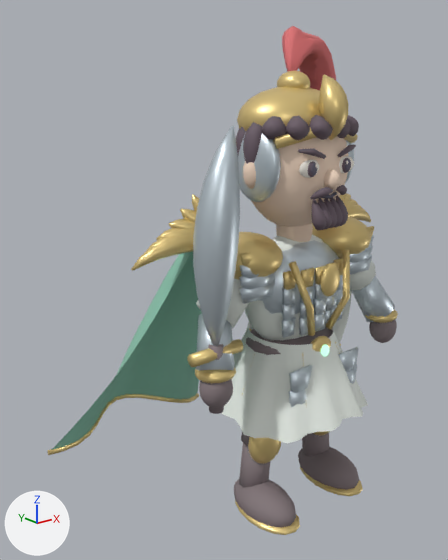
A saved change to the glTF model samkok/web/models/51-e3.glb.
Both versions are drawn from a 50 mm camera at (-2.88, -2.86, 2.96) aimed at (-0.27, 0.41, 1.65). Lighting does not change. The marker at lower left points along +X, +Y and +Z. The first picture is the older version.

The older version as bpy lines, for what is in view:
```python
mat_antique_gold_002 = principled_material('Antique gold.002')
mat_antique_gold_002.base_color = (0.788, 0.604, 0.247)  # yellow #e6cc88
mat_antique_gold_002.metallic = 0.58
mat_antique_gold_002.roughness = 0.4
mat_steel_002 = principled_material('Steel.002')
mat_steel_002.base_color = (0.604, 0.686, 0.741)  # light grey #ccd8df
mat_steel_002.metallic = 0.65
mat_steel_002.roughness = 0.4
me_51_t3_jade_duelist_mesh = bpy.data.meshes.new('51_T3_Jade Duelist_Mesh')
me_51_t3_jade_duelist_mesh.from_pydata(...)  # 10686 vertices, 19608 faces; spans x -1.5..1.5, y -0.55..0.97, z 0.02..3.34
me_51_t3_jade_duelist_mesh.materials.append(mat_silk_d2dfd1_002)  # white #eaf0ea
me_51_t3_jade_duelist_mesh.materials.append(mat_accent_438e6c_002)  # green #8cc5ae
me_51_t3_jade_duelist_mesh.materials.append(mat_antique_gold_002)  # yellow #e6cc88
me_51_t3_jade_duelist_mesh.materials.append(mat_hair_251b22_002)  # dark grey #6a5c66
me_51_t3_jade_duelist_mesh.materials.append(mat_warm_skin_002)  # beige #f8ddc7
me_51_t3_jade_duelist_mesh.materials.append(mat_ink_002)  # grey #635f70
me_51_t3_jade_duelist_mesh.materials.append(mat_ivory_002)  # white #faf5eb
me_51_t3_jade_duelist_mesh.materials.append(mat_boot_leather_002)  # grey #85787c
me_51_t3_jade_duelist_mesh.materials.append(mat_magic_72e6a1_002)  # green #b2f4d0, glowing green #b2f4d0
me_51_t3_jade_duelist_mesh.materials.append(mat_steel_002)  # light grey #ccd8df
me_51_t3_jade_duelist_mesh.materials.append(mat_horsehair_crest_002)  # pink #dd7172
ob_51_t3_jade_duelist_mesh = bpy.data.objects.new('51_T3_Jade Duelist_Mesh', me_51_t3_jade_duelist_mesh)
ob_51_t3_jade_duelist_mesh.location = (0.0, 0.0, 0.0)
```
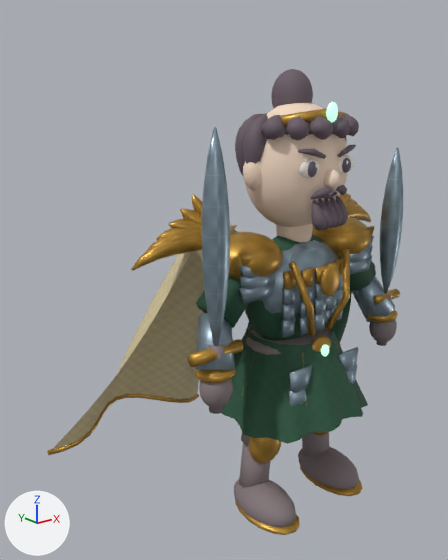
Changed parts and their boxes (x1, y1, x2, y2) in the pictures (448 x 560 px):
'51_T3_Jade Duelist_Mesh', surface changed, reshaped (8% shorter)
    before: (48, 26, 398, 535)
    after: (48, 69, 403, 535)
part 1 of me_51_t3_jade_duelist_mesh, added
    after: (373, 289, 400, 305)
part 2 of me_51_t3_jade_duelist_mesh, added
    after: (376, 294, 391, 346)
part 3 of me_51_t3_jade_duelist_mesh, added
    after: (380, 148, 403, 293)
part 4 of me_51_t3_jade_duelist_mesh, added
    after: (280, 108, 349, 127)
part 5 of me_51_t3_jade_duelist_mesh, deleted
    before: (238, 133, 281, 202)
part 6 of me_51_t3_jade_duelist_mesh, deleted (mostly hidden)
    before: (345, 140, 354, 183)
part 7 of me_51_t3_jade_duelist_mesh, cut back
    before: (193, 26, 358, 346)
    after: (201, 69, 338, 346)
part 8 of me_51_t3_jade_duelist_mesh, recoloured (white to green)
    both: (196, 234, 376, 444)
part 9 of me_51_t3_jade_duelist_mesh, recoloured
    before: (52, 251, 202, 450)
    after: (52, 224, 237, 450)

Diff of the bpy script that builds the scene:
```diff
--- a/samkok/web/models/51-e3.glb.py
+++ b/samkok/web/models/51-e3.glb.py
@@ mat_antique_gold_002 @@
 n0 = _N.new('ShaderNodeBsdfPrincipled'); n0.name = 'Principled BSDF'
-n0.inputs[0].default_value = (0.788, 0.604, 0.247, 1.0)  # 'Base Color', yellow #e6cc88
 n0.inputs[1].default_value = 0.58  # 'Metallic'
@@ mat_antique_gold_002 @@
 n1 = _N.new('ShaderNodeOutputMaterial'); n1.name = 'Material Output'
+n2 = _N.new('ShaderNodeTexImage'); n2.name = 'Image Texture'
+n2.image = img_engraved_c99a3f
+n3 = _N.new('ShaderNodeNormalMap'); n3.name = 'Normal Map'
+n3.uv_map = 'UVMap'
+n3.inputs[0].default_value = 0.45  # 'Strength'
+n4 = _N.new('ShaderNodeTexImage'); n4.name = 'Image Texture.001'
+n4.image = img_surface_normal_false
 _L.new(n0.outputs[0], n1.inputs[0])  # 'BSDF' to 'Surface'
+_L.new(n2.outputs[0], n0.inputs[0])  # 'Color' to 'Base Color'
+_L.new(n3.outputs[0], n0.inputs[5])  # 'Normal' to 'Normal'
+_L.new(n4.outputs[0], n3.inputs[1])  # 'Color' to 'Color'
@@ mat_steel_002 @@
 n0 = _N.new('ShaderNodeBsdfPrincipled'); n0.name = 'Principled BSDF'
-n0.inputs[0].default_value = (0.604, 0.686, 0.741, 1.0)  # 'Base Color', light grey #ccd8df
 n0.inputs[1].default_value = 0.65  # 'Metallic'
@@ mat_steel_002 @@
 n1 = _N.new('ShaderNodeOutputMaterial'); n1.name = 'Material Output'
+n2 = _N.new('ShaderNodeTexImage'); n2.name = 'Image Texture'
+n2.image = img_engraved_9aafbd
+n3 = _N.new('ShaderNodeNormalMap'); n3.name = 'Normal Map'
+n3.uv_map = 'UVMap'
+n3.inputs[0].default_value = 0.45  # 'Strength'
+n4 = _N.new('ShaderNodeTexImage'); n4.name = 'Image Texture.001'
+n4.image = img_surface_normal_false
 _L.new(n0.outputs[0], n1.inputs[0])  # 'BSDF' to 'Surface'
+_L.new(n2.outputs[0], n0.inputs[0])  # 'Color' to 'Base Color'
+_L.new(n3.outputs[0], n0.inputs[5])  # 'Normal' to 'Normal'
+_L.new(n4.outputs[0], n3.inputs[1])  # 'Color' to 'Color'
@@ mat_accent_e9d8aa_002 @@
+mat_accent_e9d8aa_002 = bpy.data.materials.new('Accent e9d8aa.002')
+# uses the picture img_surface_normal_true
+# uses the picture img_weave_e9d8aa
@@ mat_silk_285a40_002 @@
+mat_silk_285a40_002 = bpy.data.materials.new('Silk 285a40.002')
+# uses the picture img_surface_normal_true
+# uses the picture img_weave_285a40
@@ me_51_t3_jade_duelist_mesh @@
-me_51_t3_jade_duelist_mesh.from_pydata(...)  # 10686 vertices, 19608 faces; spans x -1.5..1.5, y -0.55..0.97, z 0.02..3.34
+me_51_t3_jade_duelist_mesh.from_pydata(...)  # 9672 vertices, 17688 faces; spans x -1.5..1.5, y -0.55..0.97, z 0.02..3.06
+# me_51_t3_jade_duelist_mesh part 1: a new loose piece, a 10-sided cylinder along x spanning x 0.67..0.93, y -0.213..-0.147, z 1.425..1.495, in mat_antique_gold_002
+# me_51_t3_jade_duelist_mesh part 2: a new loose piece, a 10-sided cylinder along z spanning x 0.76..0.84, y -0.218..-0.142, z 1.08..1.48, in mat_boot_leather_002 (grey #85787c)
+# me_51_t3_jade_duelist_mesh part 3: a new loose piece of 54 vertices spanning x 0.72..0.88, y -0.25..-0.11, z 1.48..2.55, in mat_steel_002
+# me_51_t3_jade_duelist_mesh part 4: a new loose piece of 30 vertices spanning x -0.29..0.29, y -0.28..-0.11, z 2.73..2.84, in mat_antique_gold_002
+# me_51_t3_jade_duelist_mesh part 5: the loose piece of 176 vertices spanning x -0.41..-0.25, y -0.19..0.22, z 2.27..2.73 is deleted
+# me_51_t3_jade_duelist_mesh part 6: the loose piece of 176 vertices spanning x 0.25..0.41, y -0.19..0.22, z 2.27..2.73 is deleted
+# me_51_t3_jade_duelist_mesh part 7: 51 vertices moved from x -0.94..0.0, y -0.3..0.02, z 1.64..3.05 to x -0.89..0.0, y -0.27..0.02, z 1.64..3.05; 1135 vertices removed from x -0.39..0.95, y -0.37..0.49, z 2.2..3.34; 349 vertices added at x -0.13..0.13, y -0.3..0.19, z 2.74..3.06
+# me_51_t3_jade_duelist_mesh part 8: 1106 faces spanning x -0.78..1.49, y -0.55..0.95, z 0.55..2.13 switch from mat_silk_d2dfd1_002 (white #eaf0ea) to mat_silk_285a40_002
+# me_51_t3_jade_duelist_mesh part 9: 330 faces spanning x -1.49..-0.2, y 0.07..0.95, z 0.55..2.13 switch from mat_accent_438e6c_002 (green #8cc5ae) to mat_accent_e9d8aa_002
 me_51_t3_jade_duelist_mesh.materials.append(mat_antique_gold_002)
@@ me_51_t3_jade_duelist_mesh @@
 me_51_t3_jade_duelist_mesh.materials.append(mat_steel_002)
-me_51_t3_jade_duelist_mesh.materials.append(mat_horsehair_crest_002)  # pink #dd7172
```
